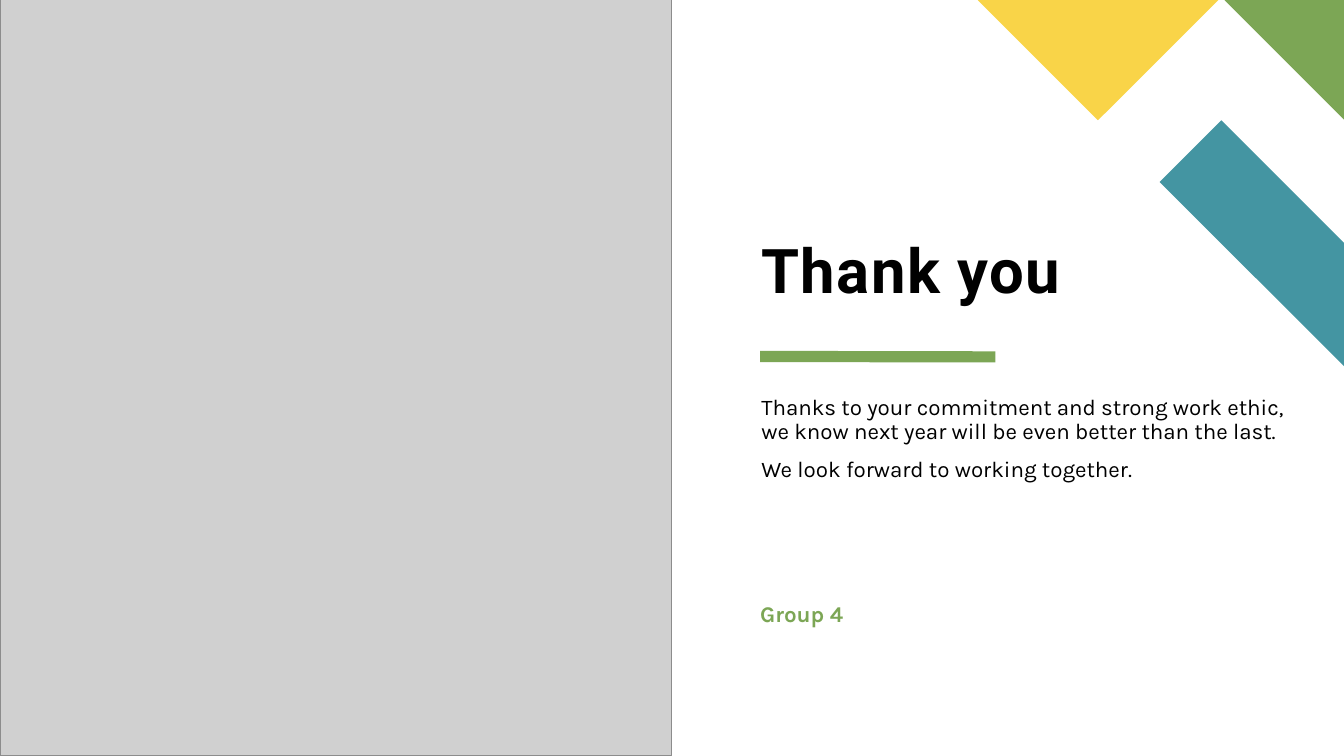
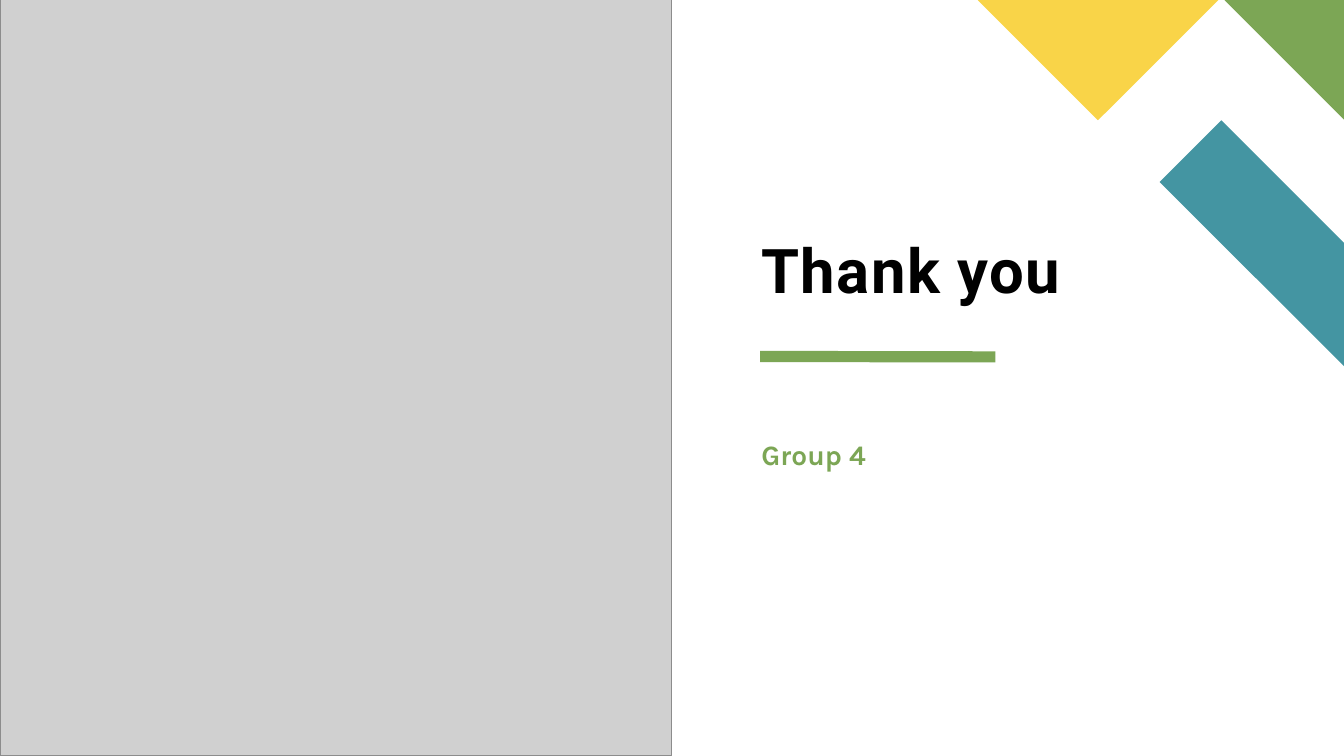
Before and after one commit to fbrowther/Global-Warming-UK-Greenhouse-Gas-Emissions, a slide deck: slide 17 of Project 1 FBRowther.pptx (slide 14 before the commit). Drawn at 1344x756 pixels with LibreOffice and Linux fonts; fonts in the diff are those of the drawing; grey boxes stand for pictures. Boxes give left, top, right and bottom in pixels: in the first picture for what was removed or moved away, otherwise in the second. Text is boxed around its words. In the diff, an @@ line names an element or a change of style, - is before the commit and + after.

```diff
--- a/Project 1 FBRowther.pptx
+++ b/Project 1 FBRowther.pptx
@@ text "Group 4": place and size @@
-text "Group 4" at <box>760,607,843,628</box>
+text "Group 4" at <box>761,446,866,472</box>
@@ text "Group 4" at <box>761,446,866,472</box>: size 16 to 20 pt @@
@@ subtitle removed at <box>761,399,1283,483</box> @@
-Thanks to your commitment and strong work ethic, we know next year will be even better than the last.
-We look forward to working together.
```
Also in this commit, not shown: 5 other slides changed, 5 slides added, 2 slides removed, 17 other files.
